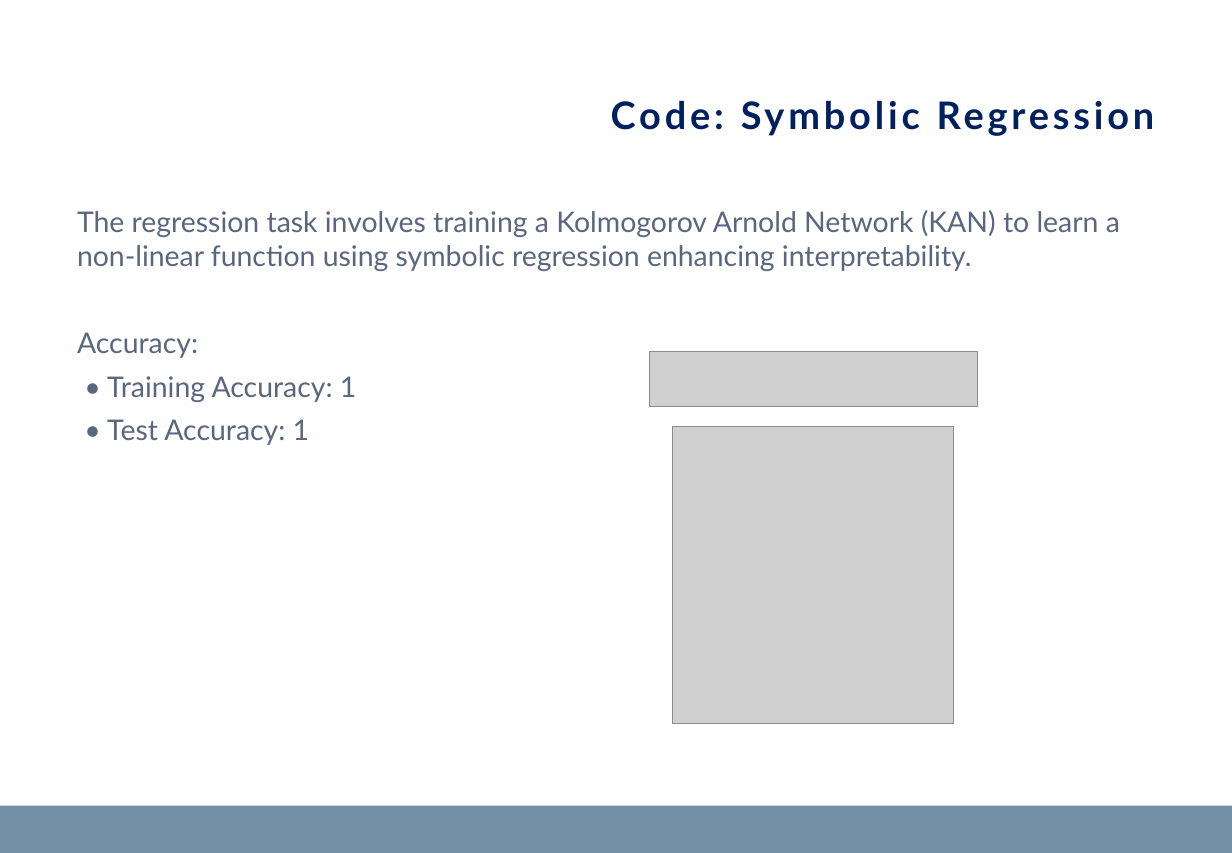
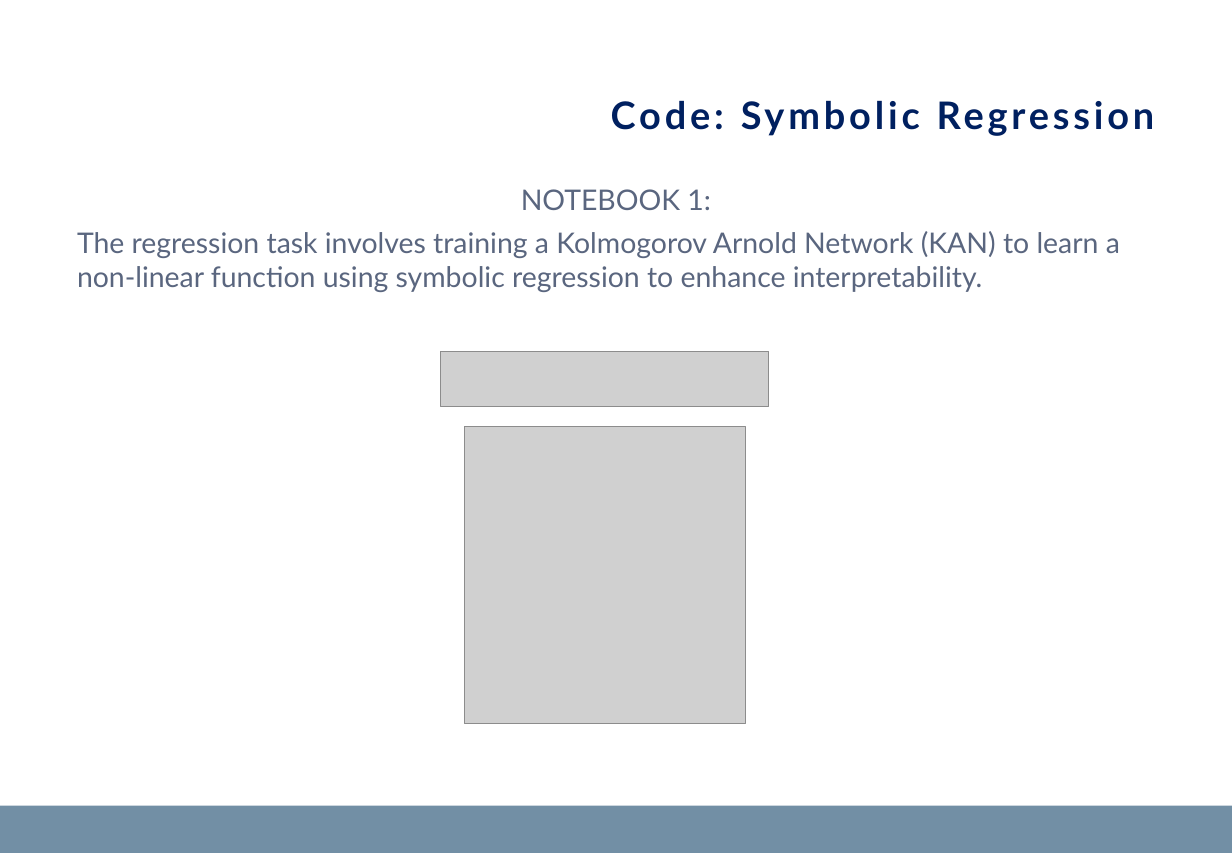
Before and after one commit to matteopasqual02/KAN-naml, a slide deck: slide 21 of KANs_presentation.pptx (slide 19 before the commit). Drawn at 1232x853 pixels with LibreOffice and Linux fonts; fonts in the diff are those of the drawing; grey boxes stand for pictures; background and template pictures are left out. Boxes give left, top, right and bottom in pixels: in the first picture for what was removed or moved away, otherwise in the second. Text is boxed around its words. In the diff, an @@ line names an element or a change of style, - is before the commit and + after.

```diff
--- a/KANs_presentation.pptx
+++ b/KANs_presentation.pptx
@@ text at box(77, 189, 1120, 292): text changed @@
-The regression task involves training a Kolmogorov Arnold Network (KAN) to learn a non-linear function using symbolic regression enhancing interpretability.
-Accuracy:
-• Training Accuracy: 1
-• Test Accuracy: 1
+NOTEBOOK 1:
+The regression task involves training a Kolmogorov Arnold Network (KAN) to learn a non-linear function using symbolic regression to enhance interpretability.
@@ picture: place and size @@
-picture at box(650, 352, 978, 407)
+picture at box(441, 352, 770, 407)
@@ picture: place and size @@
-picture at box(673, 427, 954, 725)
+picture at box(464, 427, 745, 725)
```
Also in this commit, not shown: 5 other slides changed, 3 slides added, 1 slide removed, 2 other files.
